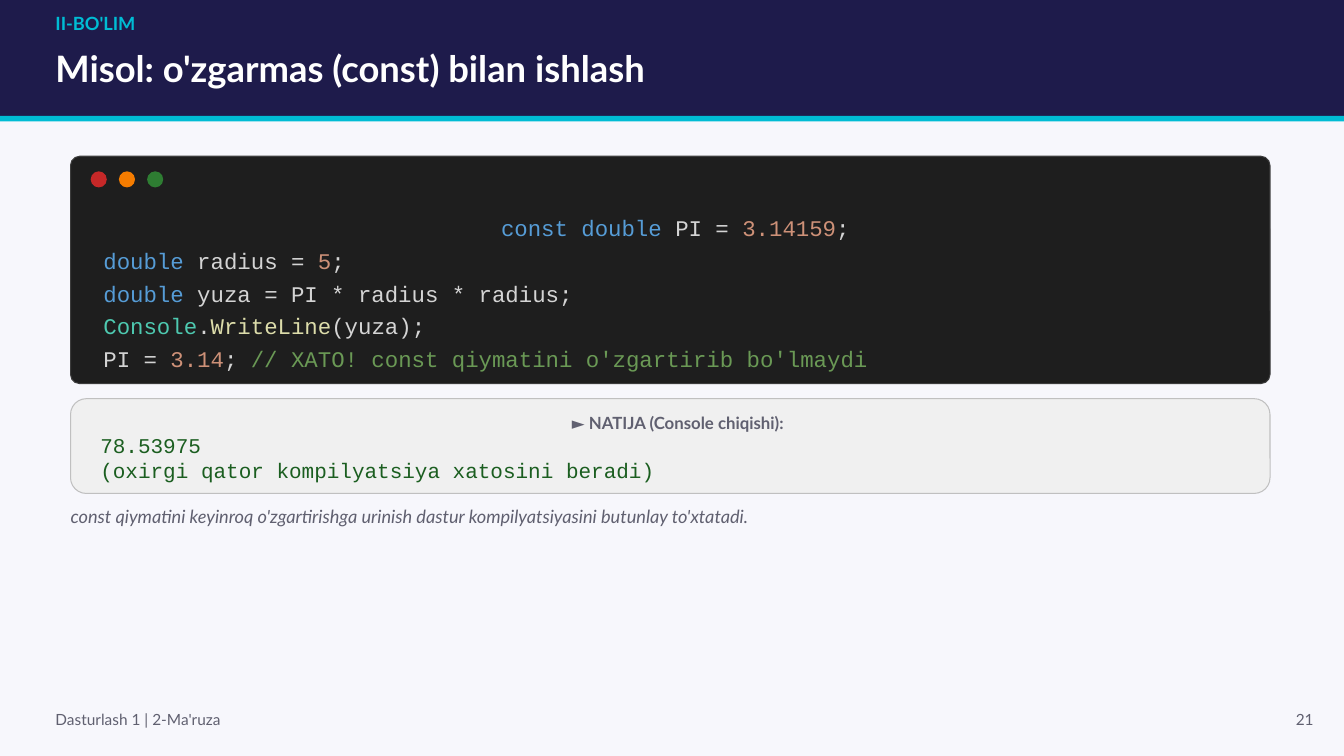
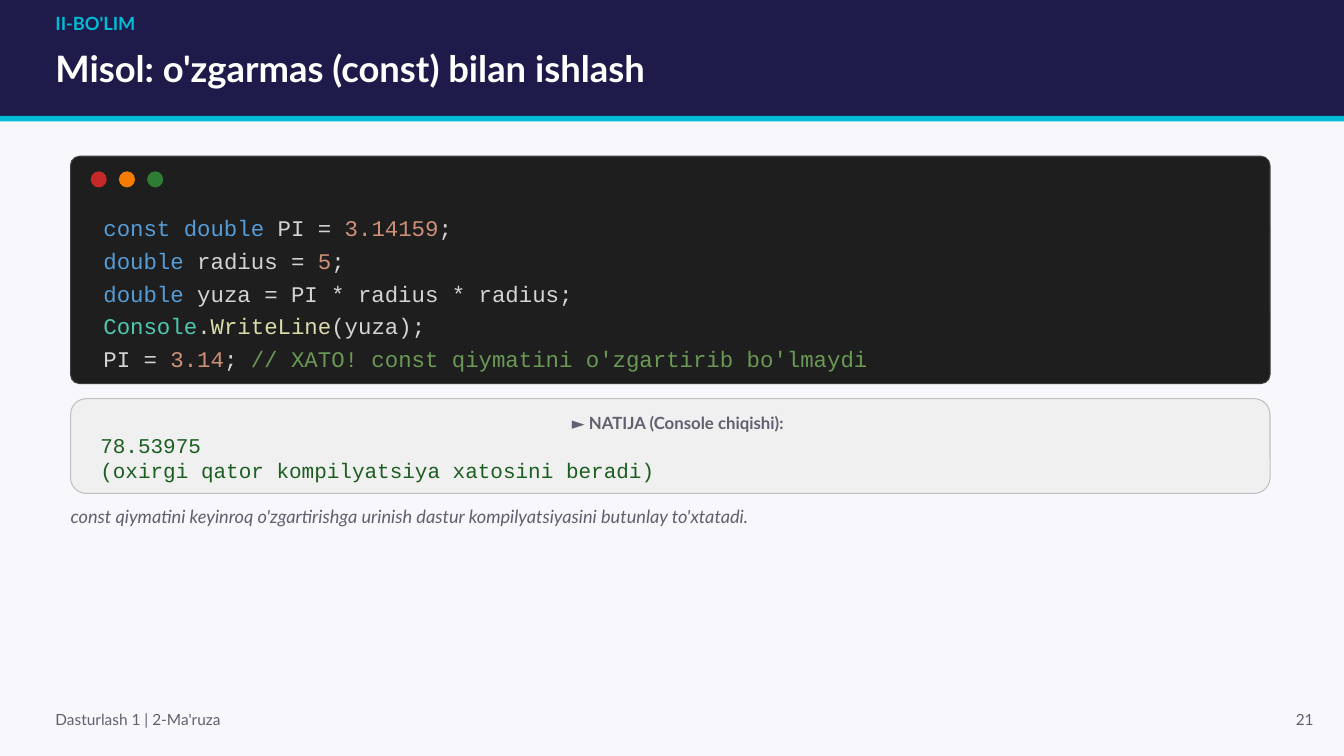
Before and after one commit to muxiddin19/Dasturlash1-2, a slide deck: slide 21 of Lecture_notes/week 2/Lecture2_Tashkil_Etuvchilari.pptx. Drawn at 1344x756 pixels with LibreOffice and Linux fonts; fonts in the diff are those of the drawing. Boxes give left, top, right and bottom in pixels: in the first picture for what was removed or moved away, otherwise in the second. Text is boxed around its words. In the diff, an @@ line names an element or a change of style, - is before the commit and + after.

```diff
--- a/Lecture_notes/week 2/Lecture2_Tashkil_Etuvchilari.pptx
+++ b/Lecture_notes/week 2/Lecture2_Tashkil_Etuvchilari.pptx
@@ text in rounded rectangle at box(103, 220, 452, 240): alignment centre to left @@
```
Also in this commit, not shown: 5 other slides changed, 1 other file.
